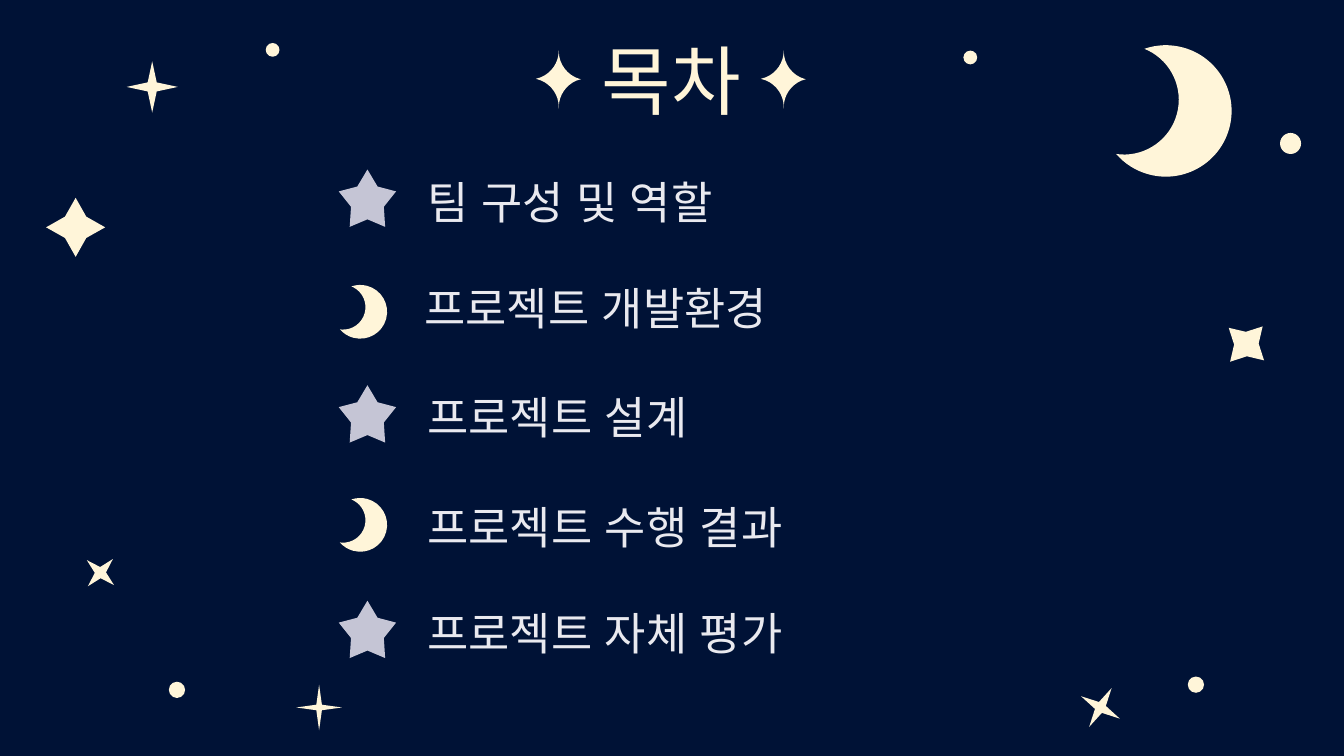
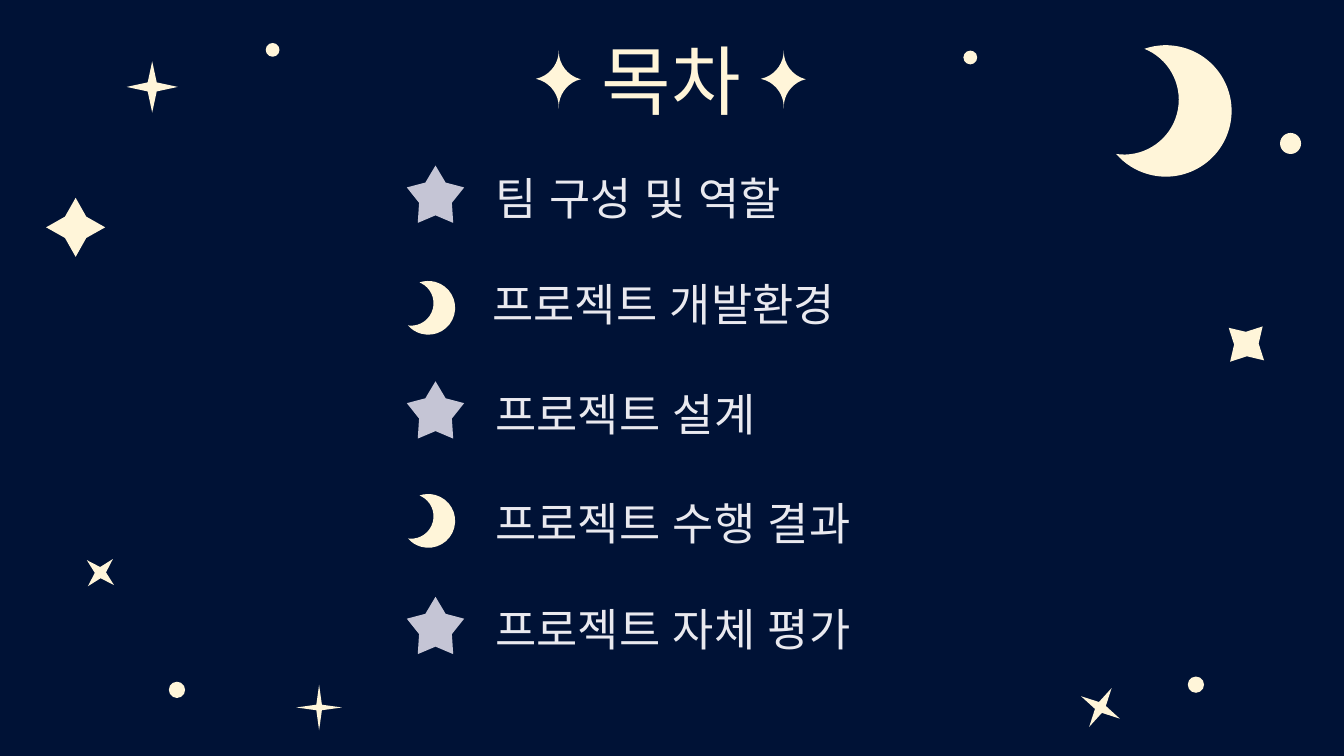
Before and after one commit to 0817php-404NFT/todolist, a slide deck: slide 2 of doc/꿀잠_todolist_ppt.pptx. Drawn at 1344x756 pixels with LibreOffice and Linux fonts; fonts in the diff are those of the drawing. Boxes give left, top, right and bottom in pixels: in the first picture for what was removed or moved away, otherwise in the second. Text is boxed around its words. In the diff, an @@ line names an element or a change of style, - is before the commit and + after.

Commit message:
1016 ppt 수정

```diff
--- a/doc/꿀잠_todolist_ppt.pptx
+++ b/doc/꿀잠_todolist_ppt.pptx
@@ text "팀 구성 및 역할": place and size @@
-text "팀 구성 및 역할" at (427, 181, 712, 223)
+text "팀 구성 및 역할" at (496, 177, 780, 219)
@@ text "프로젝트 개발환경": place and size @@
-text "프로젝트 개발환경" at (424, 287, 767, 329)
+text "프로젝트 개발환경" at (492, 283, 835, 325)
@@ text "프로젝트 설계": place and size @@
-text "프로젝트 설계" at (427, 397, 687, 438)
+text "프로젝트 설계" at (496, 394, 755, 435)
@@ text "프로젝트 수행 결과": place and size @@
-text "프로젝트 수행 결과" at (427, 507, 782, 548)
+text "프로젝트 수행 결과" at (496, 503, 850, 544)
@@ 3 stars, 2 freeform shapes: place and size @@
-3 stars, 2 freeform shapes at (339, 169, 396, 658)
+3 stars, 2 freeform shapes at (407, 165, 465, 654)
@@ text "프로젝트 자체 평가": place and size @@
-text "프로젝트 자체 평가" at (427, 613, 782, 654)
+text "프로젝트 자체 평가" at (496, 609, 850, 650)
```
